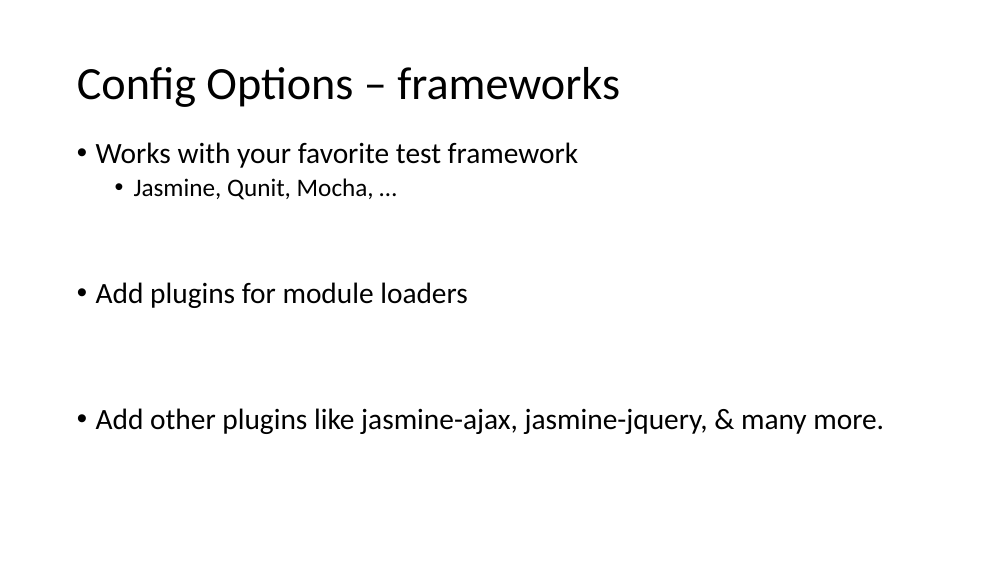
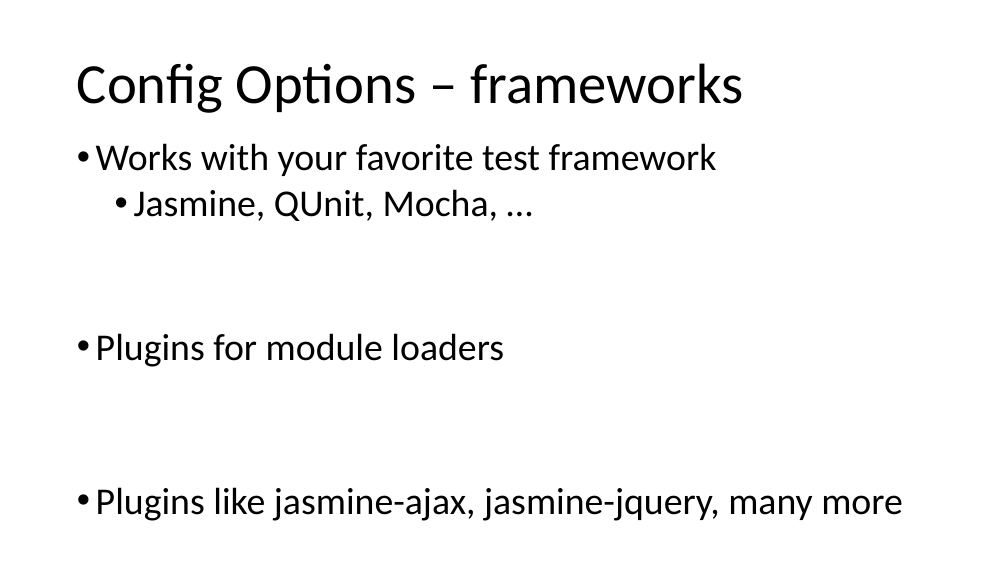
Before and after one commit to phillipskevin/karma-demo, a slide deck: slide 5 of karma-demo-slides.pptx. Drawn at 1008x567 pixels with LibreOffice and Linux fonts; fonts in the diff are those of the drawing. Boxes give left, top, right and bottom in pixels: in the first picture for what was removed or moved away, otherwise in the second. Text is boxed around its words. In the diff, an @@ line names an element or a change of style, - is before the commit and + after.

Commit message:
fonts

```diff
--- a/karma-demo-slides.pptx
+++ b/karma-demo-slides.pptx
@@ title "Config Options – frameworks" at (x1=77, y1=63, x2=743, y2=113): size 44 to 54 pt @@
@@ text at (x1=96, y1=143, x2=717, y2=176): size 28 to 36 pt in "Works with your favorite test framework" @@
@@ text at (x1=96, y1=189, x2=903, y2=521): text changed; size 28 to 36 pt @@
-  • Jasmine, Qunit, Mocha, …
-• Add plugins for module loaders
-• Add other plugins like jasmine-ajax, jasmine-jquery, & many more.
+  • Jasmine, QUnit, Mocha, …
+• Plugins for module loaders
+• Plugins like jasmine-ajax, jasmine-jquery, many more
```
Also in this commit, not shown: 13 other slides changed, 1 slide added.
